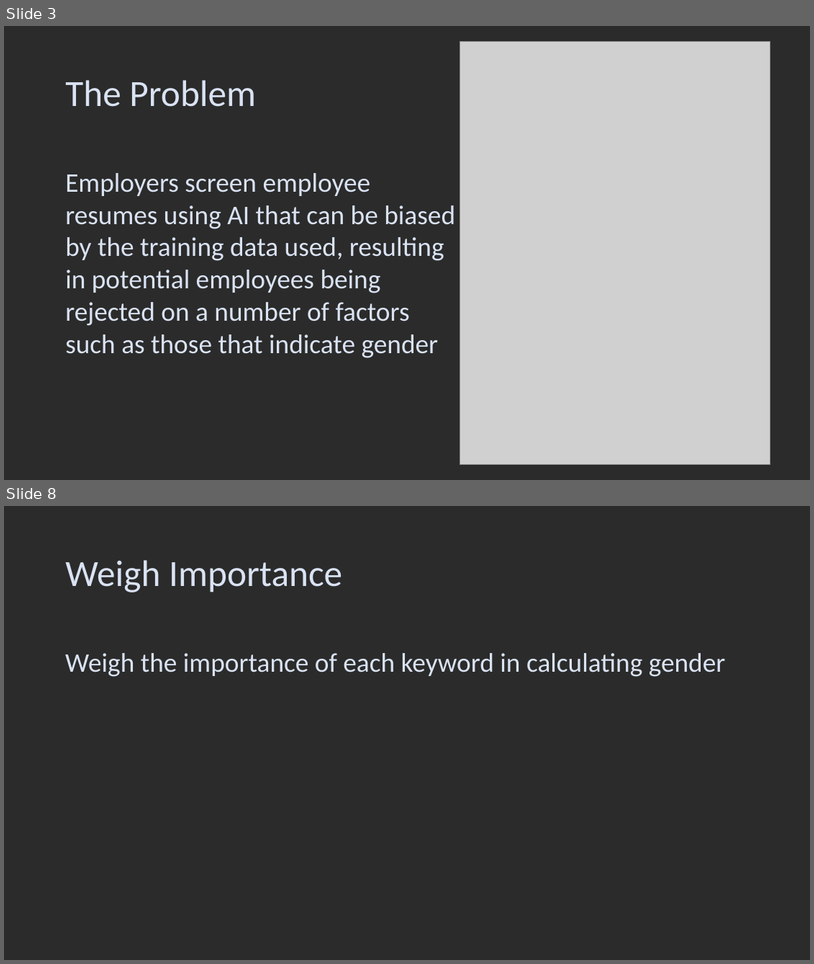
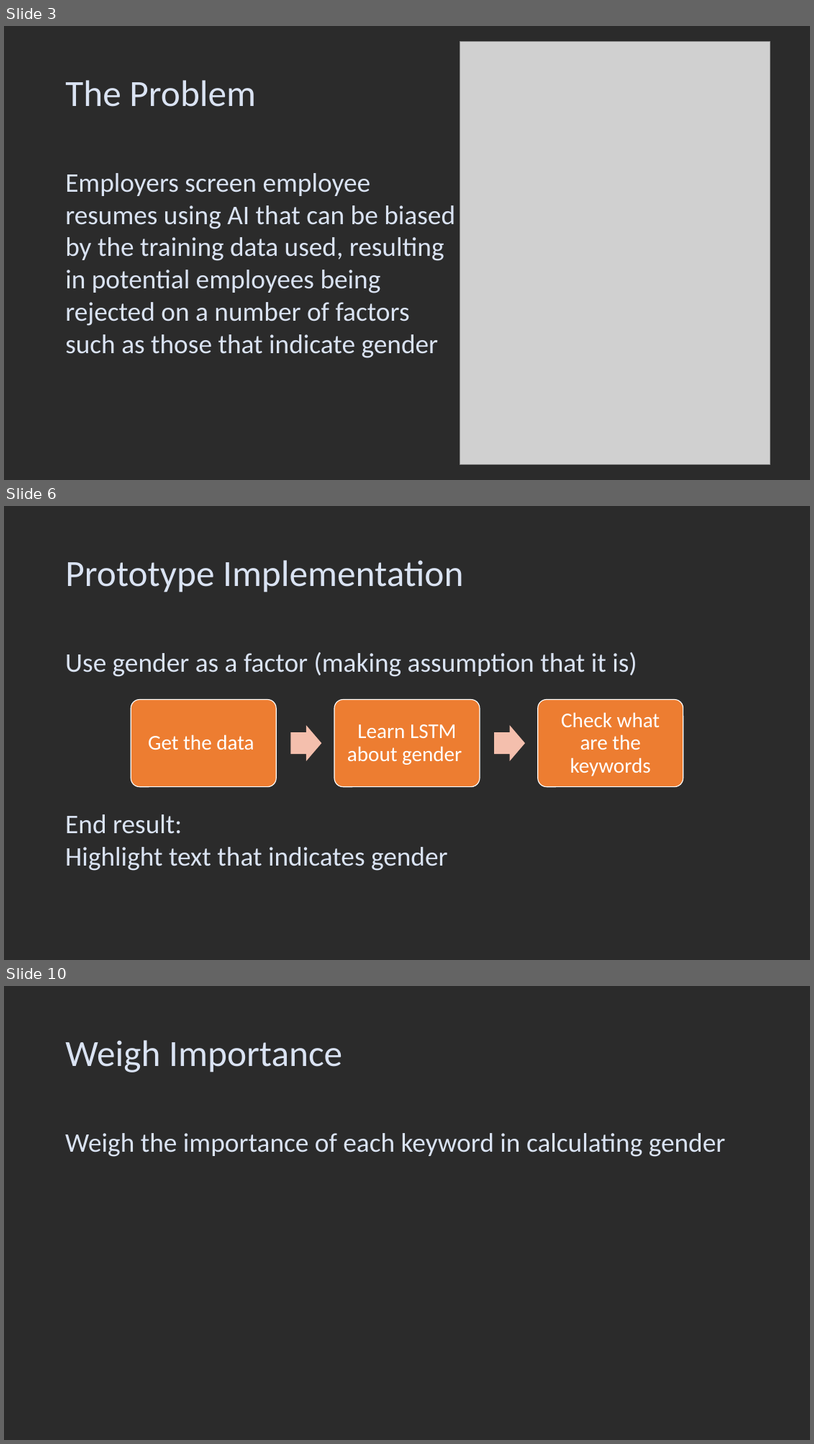
Before and after one commit to yurilavinas/ai_big_data_quantum_compution, a slide deck: DegenderisePresentation.pptx. Shown one above the other, each under a label of ours: slides 3 and 8 before the commit, slides 3, 6 and 10 after it; the slides between them are not shown. The pictures are 814x964 and 814x1444 pixels, drawn with LibreOffice and Linux fonts; fonts in the diff are those of the drawing; grey boxes stand for pictures; background and template pictures are left out; a plain dark background stands for a picture behind light text. Boxes give left, top, right and bottom in pixels: in the first picture for what was removed or moved away, otherwise in the second. Text is boxed around its words. In the diff, an @@ line names an element or a change of style, - is before the commit and + after.

```diff
--- a/DegenderisePresentation.pptx
+++ b/DegenderisePresentation.pptx
@@ slide 6 added at bbox=[4, 506, 810, 960], background picture (left out) @@
@@ title added at bbox=[65, 560, 463, 592], 44 pt, text #DAE3F3 @@
+Prototype Implementation
@@ text added at bbox=[65, 652, 637, 870], 32 pt, text #DAE3F3 @@
+Use gender as a factor (making assumption that it is)
+End result:
+Highlight text that indicates gender
@@ group added at bbox=[131, 700, 684, 787]: 3 rounded rectangles, 3 texts, 2 right arrows @@
+Get the data
+Learn LSTM about gender
+Check what are the keywords
@@ what was slide 8 is now slide 10 @@
```
Also in this commit, not shown: 4 slides changed, 2 other slides added, 1 slide removed.
